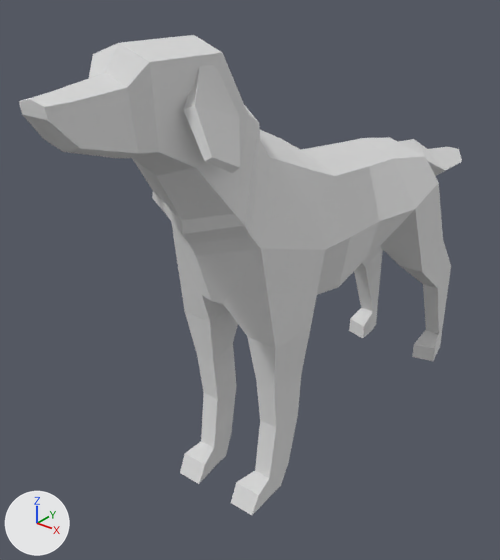
What one commit did to the glTF model models/ultimate-pack/low-poly-10/m/animals-dog.glb.
Before and after are seen from a camera (50 mm lens) standing at (0.555, -0.903, 0.733) and looking at (-0.056, -0.138, 0.259). The lights are fixed; the arrows at lower left show +X, +Y and +Z. The first picture is the older version. Where no turn or scale is listed for an object, it has been applied to the vertices.

Names of what the first picture shows: 'dog'.
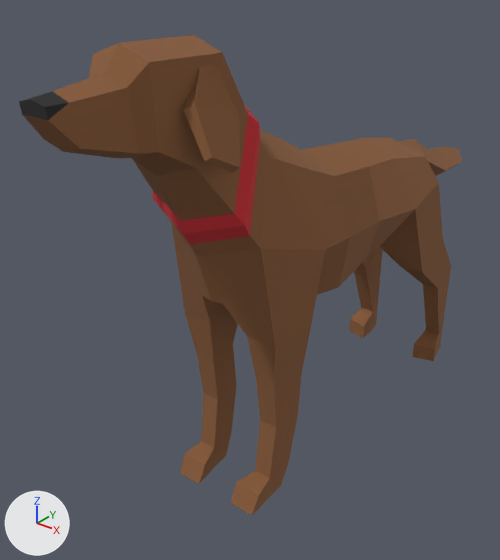
Boxes (x1, y1, x2, y2) around the edits, measured in the pictures (500 x 560 px):
'dog', recoloured (white to brown): (19, 35, 462, 515) in both

What the commit changed:
Material '12 BROWN' (mat_12_brown) changes colour from white #e7e7e7 to brown #885b39; in linear values from (0.8, 0.8, 0.8) to (0.246, 0.105, 0.0409).
Material '17 GREY-DARKEST' (mat_17_grey_darkest) changes colour from white #e7e7e7 to black #292929; in linear values from (0.8, 0.8, 0.8) to (0.0222, 0.0222, 0.0222).
Material '26 RED-DARK' (mat_26_red_dark) changes colour from white #e7e7e7 to red #ca3038; in linear values from (0.8, 0.8, 0.8) to (0.591, 0.0296, 0.0395).
